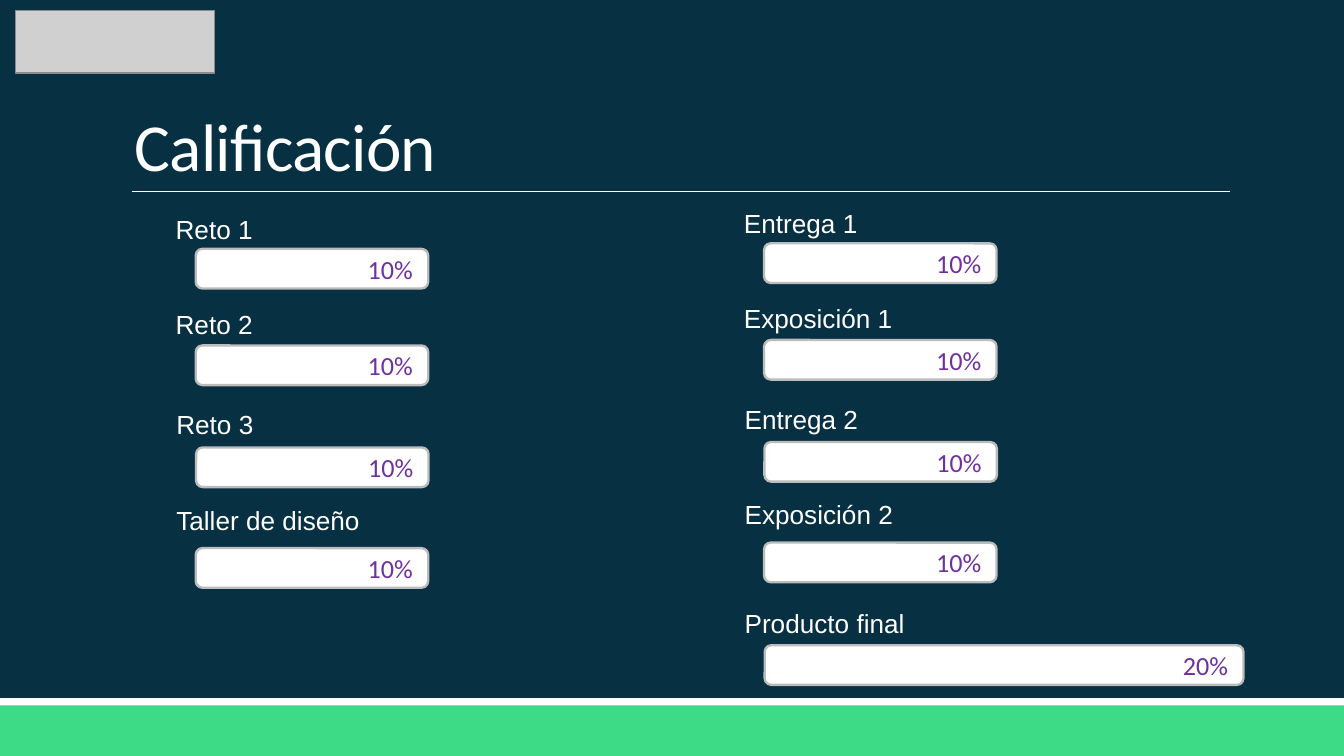
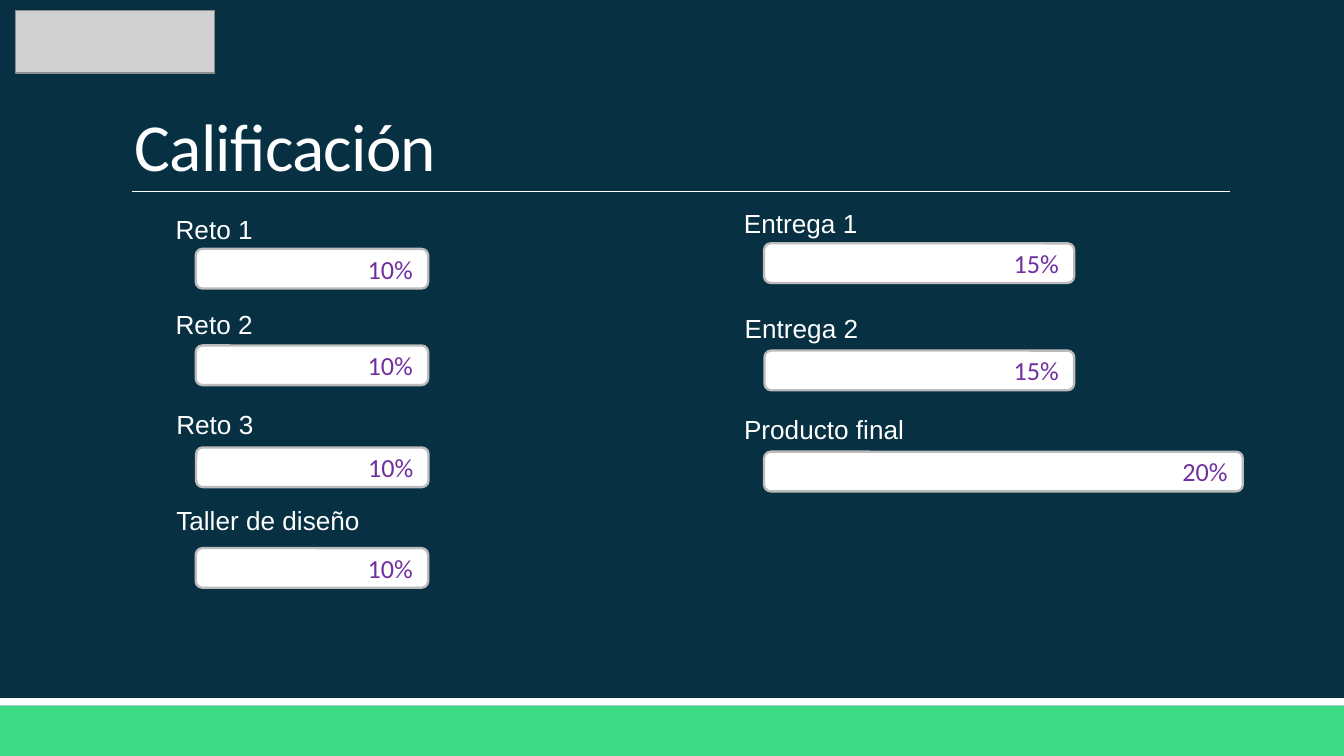
Before and after one commit to Domiciano/AppMoviles212, a slide deck: slide 8 of Semana 1/Clase 1 Curso.pptx. Drawn at 1344x756 pixels with LibreOffice and Linux fonts; fonts in the diff are those of the drawing; grey boxes stand for pictures. Boxes give left, top, right and bottom in pixels: in the first picture for what was removed or moved away, otherwise in the second. Text is boxed around its words. In the diff, an @@ line names an element or a change of style, - is before the commit and + after.

```diff
--- a/Semana 1/Clase 1 Curso.pptx
+++ b/Semana 1/Clase 1 Curso.pptx
@@ rounded rectangle "15%": place and size @@
-rounded rectangle "15%" at [765,243,997,284]
+rounded rectangle "15%" at [765,243,1075,284]
@@ text in rounded rectangle at [1014,255,1059,273]: text changed @@
-10%
+15%
@@ text "Entrega 2": place and size @@
-text "Entrega 2" at [745,410,858,435]
+text "Entrega 2" at [745,319,859,343]
@@ text removed at [744,308,893,334] @@
-Exposición 1
@@ rounded rectangle "15%": place and size @@
-rounded rectangle "15%" at [765,442,997,482]
+rounded rectangle "15%" at [765,351,1074,391]
@@ rounded rectangle removed at [765,340,997,380] @@
-10%
@@ text in rounded rectangle at [1014,362,1059,380]: text changed @@
-10%
+15%
@@ text "Producto final": place and size @@
-text "Producto final" at [745,614,905,634]
+text "Producto final" at [744,420,904,440]
@@ rounded rectangle "20%": place and size @@
-rounded rectangle "20%" at [765,645,1243,685]
+rounded rectangle "20%" at [765,452,1243,492]
@@ text removed at [745,504,893,530] @@
-Exposición 2
@@ rounded rectangle removed at [765,543,997,583] @@
-10%
```
Also in this commit, not shown: 2 other slides changed, 1 slide added, 3 slides removed, 15 other files.
